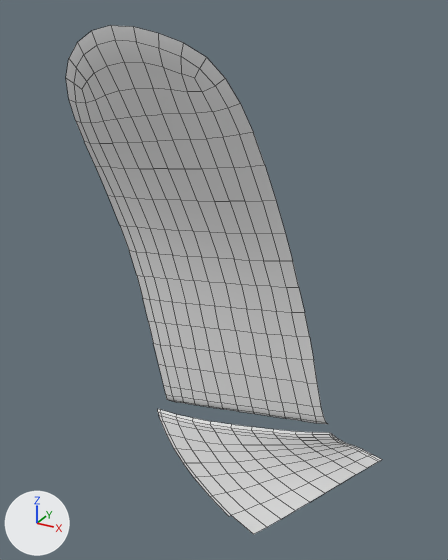
The OBJ model PadForge.App/3DModels/XboxSeries/HaloInfinite/Decal-Shoulder-Left-Trigger.obj, before and after one commit.
The view is the same before and after, from a 50 mm camera at (-26.3, -72.1, 12.1) aimed at (-39.1, -48.8, 0.4). The axes (+X, +Y, +Z) are drawn at lower left. The lights are the same throughout. The picture after the commit comes second. Mesh edges are drawn as thin lines. Where no turn or scale is listed for an object, it has been applied to the vertices.

Before the edit, the objects in view are built like this:
```python
me_decal_shoulder_left_trigger = bpy.data.meshes.new('Decal-Shoulder-Left-Trigger')
me_decal_shoulder_left_trigger.from_pydata(...)  # 375 vertices, 326 faces; spans x -46.5..-31.3, y -51.5..-47.0, z -12.8..11.4
ob_decal_shoulder_left_trigger = bpy.data.objects.new('Decal-Shoulder-Left-Trigger', me_decal_shoulder_left_trigger)
ob_decal_shoulder_left_trigger.location = (0.0, 0.0, 0.0)
```
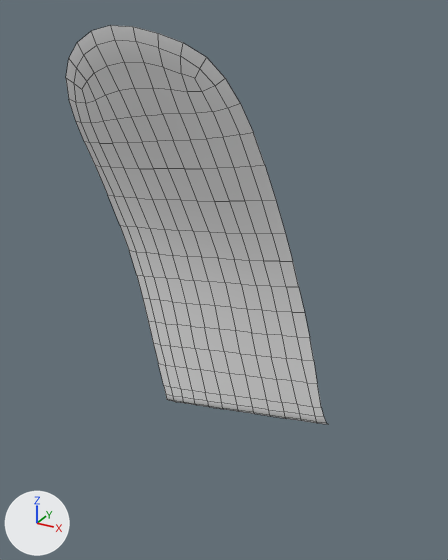
What differs and where, as boxes (x1, y1, x2, y2) in the pictures (448 x 560 px):
'Decal-Shoulder-Left-Trigger', reshaped (17% narrower, 22% shorter): before (66, 25, 382, 534); after (66, 25, 327, 424)
part 1 of me_decal_shoulder_left_trigger, deleted: before (158, 409, 382, 534)

The edits, one by one:
me_decal_shoulder_left_trigger is used by ob_decal_shoulder_left_trigger; location (0.0, 0.0, 0.0).
me_decal_shoulder_left_trigger had 375 vertices, 326 faces and spanned x -46.5..-31.3, y -51.5..-47.0, z -12.8..11.4.
me_decal_shoulder_left_trigger now has 235 vertices, 208 faces and spans x -46.5..-34.0, y -51.5..-47.3, z -8.7..11.4.
me_decal_shoulder_left_trigger part 1: the loose piece of 140 vertices spanning x -43.8..-31.3, y -50.2..-47.0, z -12.8..-6.9 is deleted.
